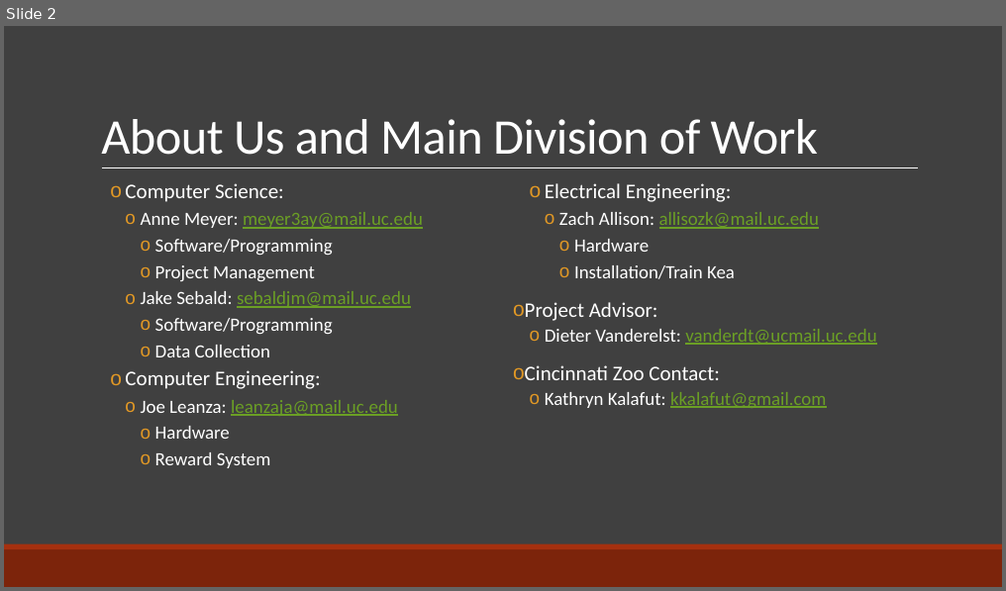
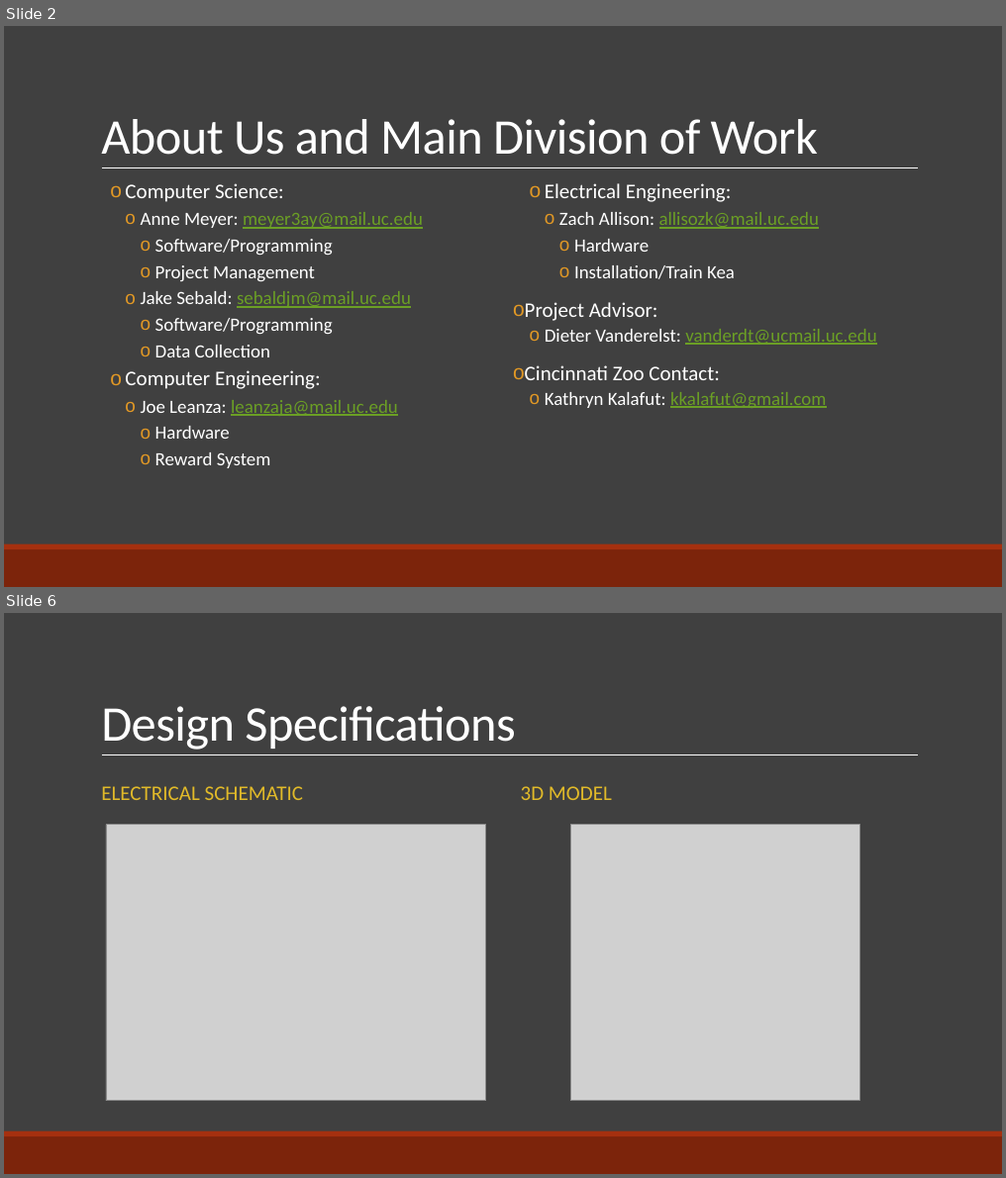
Before and after one commit to AnneRenee42/SeniorDesign, a slide deck: Kea PowerPoint.pptx. Shown one above the other, each under a label of ours: slide 2 before the commit, slides 2 and 6 after it; the slides between them are not shown. The pictures are 1006x591 and 1006x1178 pixels, drawn with LibreOffice and Linux fonts; fonts in the diff are those of the drawing; grey boxes stand for pictures. Boxes give left, top, right and bottom in pixels: in the first picture for what was removed or moved away, otherwise in the second. Text is boxed around its words. In the diff, an @@ line names an element or a change of style, - is before the commit and + after.

```diff
--- a/Kea PowerPoint.pptx
+++ b/Kea PowerPoint.pptx
@@ slide 6 added at <box>4,613,1002,1174</box>, background #404040; not listed: 3 template elements that a slide beside it also shows @@
@@ title added at <box>101,706,515,750</box>, 48 pt, text #FFFFFF @@
+Design Specifications
@@ text added at <box>101,786,303,800</box>, 20 pt, text #E1BA29 @@
+ELECTRICAL SCHEMATIC
@@ text added at <box>521,786,612,800</box>, 20 pt, text #E1BA29 @@
+3D MODEL
@@ picture added at <box>106,824,486,1100</box> @@
@@ picture added at <box>570,824,860,1100</box> @@
```
Also in this commit, not shown: 4 slides changed, 3 other slides added, 3 slides removed.
